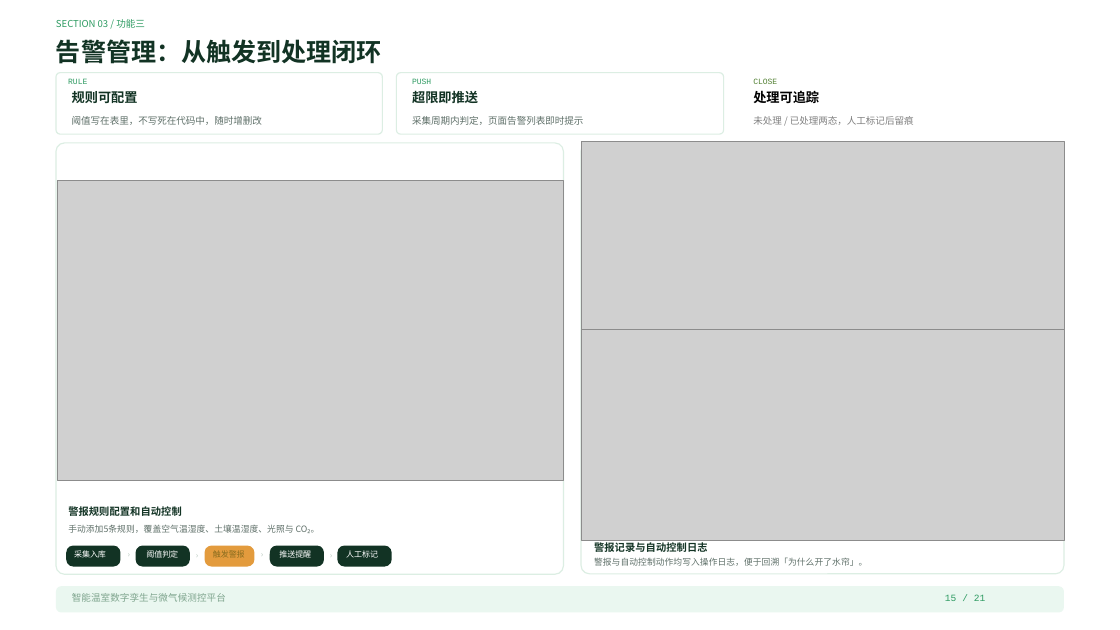
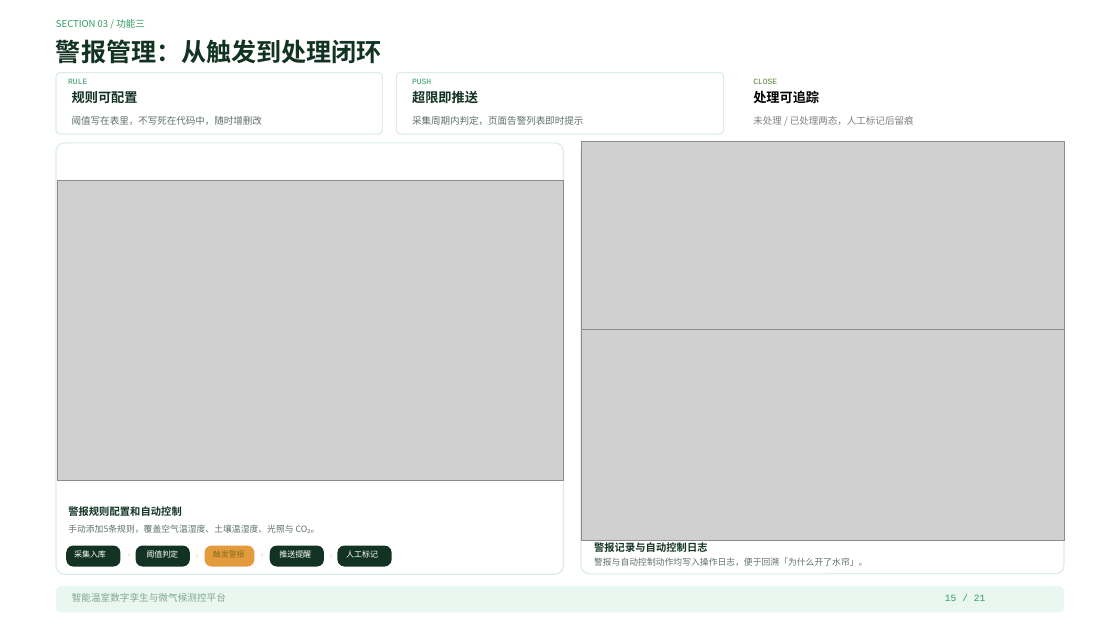
Before and after one commit to ysx3752-design/-java-vue3-, a slide deck: slide 15 of 智能温室数字孪生与微气候测控平台.pptx. Drawn at 1120x630 pixels with LibreOffice and Linux fonts; fonts in the diff are those of the drawing; grey boxes stand for pictures; background and template pictures are left out. Boxes give left, top, right and bottom in pixels: in the first picture for what was removed or moved away, otherwise in the second. Text is boxed around its words. In the diff, an @@ line names an element or a change of style, - is before the commit and + after.

```diff
--- a/智能温室数字孪生与微气候测控平台.pptx
+++ b/智能温室数字孪生与微气候测控平台.pptx
@@ text at box(56, 39, 382, 64): text changed @@
-告警管理：从触发到处理闭环
+警报管理：从触发到处理闭环
```
Also in this commit, not shown: 5 other slides changed, 1 slide removed, 13 other files.
